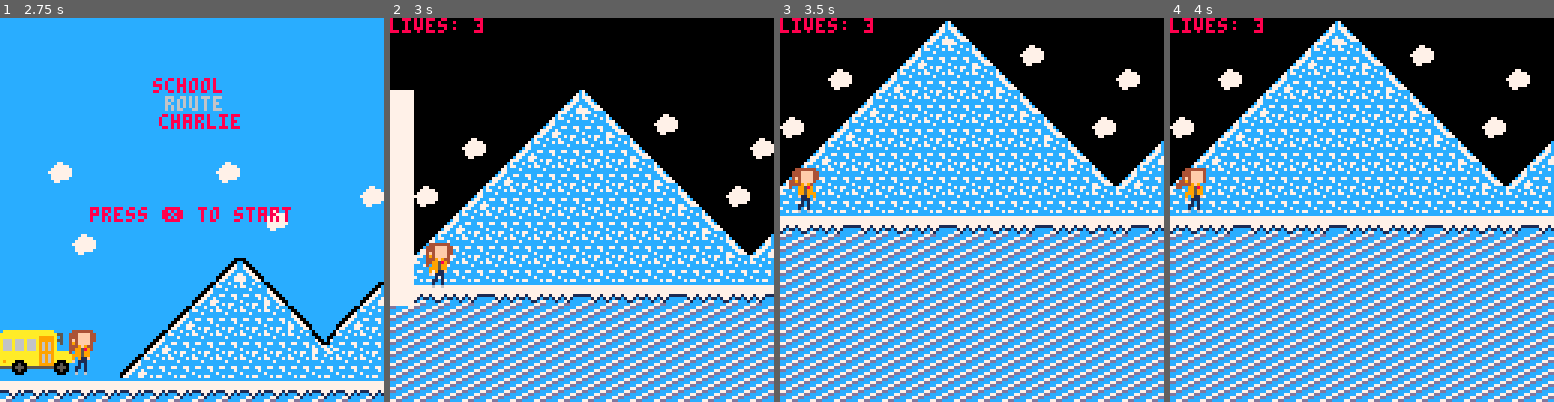
Above: before the commit, frames 1-4 (left to right).
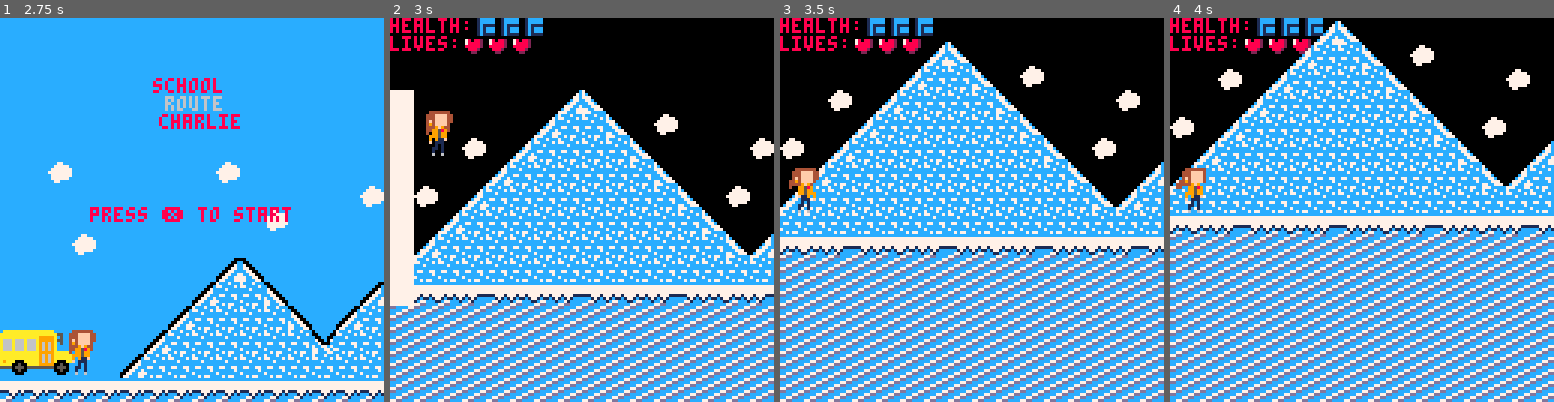
Above: after the commit, the same moments.

Repository: mrbryantguy/School-Route-Charlie
Game: PICO-8 cartridge One Cartidge/srch.p8
Two runs of this game, one before a commit and one after it. Both use one fixed random seed, a clock stepped at 60 frames per second and the inputs below.
Inputs:
- Up to frame 1 (2.75 s): tap X (X key) at 0.33, 1.07, 1.85 s; hold Right 1.6-2.1 s; hold Right from 2.47 s (still down)
- Up to frame 2 (3 s): keep holding Right; tap X (X key) at 2.97 s
- Up to frame 3 (3.5 s): release Right at 3.03 s; hold Left from 3.08 s (still down)
- Up to frame 4 (4 s): release Left at 3.58 s; hold Down 3.63-3.97 s

Frame 1 is identical in both runs. In frame 2, 2.7% of the frame differs, in the area x 0-40%, y 0-71%; in frame 3, 54%, in the area x 0-100%, y 0-100%; in frame 4, 1.6%.

Commit message:
Added health and updated the way lives work
We now have 3 health for every life. When losing all three lives the user now sees a different game over screen and begins the game from the first level. We also added sprites for health and lives

Diff:
--- a/One Cartidge/srch.p8
+++ b/One Cartidge/srch.p8
@@ -1,5 +1,5 @@
 pico-8 cartridge // http://www.pico-8.com
-version 36
+version 34
 __lua__
 --init
 
@@ -7,6 +7,8 @@
 		--varialbes
 		scene = "logo"
 		lastscene= ""
+		nextscene = ""
+		glives = 3
 		lives = 3
 	 loselives = 0
 
@@ -128,6 +130,9 @@
 	elseif scene == "gover" then
 		update_gover()
 
+	elseif scene == "gover2" then
+		update_gover()
+
 	-- if we are in end scene
 	elseif scene == "end" then
 		update_end()
@@ -167,6 +172,9 @@
 
 	elseif scene == "gover" then
 		draw_gameover()
+
+	elseif scene == "gover2" then
+		draw_gameover2()
 
 	-- if we are on end  scene
 	elseif scene == "end" then
@@ -233,8 +241,48 @@
 	--scene to game
 	if btnp(❎) then
 	--was game
+
+		-- if coming from game over
+		-- reset game
+		lives = 3
+
+	 p.x = 8
+	 p.y = 20
+	 -- reseting ball locaiton
+	 snow_x = 300
+	 s1x = 400
+	 s2x = 500
+	 s3x = 600
+	 s4x = 700
+	 s5x = 800
+	 s6x = 900
+	 s7x = 1000
+
+
+		p2.x = 8
+		p2.y = 180
+		shark = 61
+		shark_y = 165
+		shark1x = 400
+		shark2x = 500
+		shark3x = 600
+		shark4x = 700
+		shark5x = 800
+		shark6x = 900
+		shark7x = 1000
+		shark8x = 400
+		shark9x = 500
+		shark10x = 600
+		shark11x = 700
+		shark12x = 800
+		shark13x = 900
+		shark14x = 1000
+
+
+
 		scene = "game"
-	end
+
+end
 
 end  -- end update menu
 
@@ -1062,9 +1099,11 @@
 
 		scene = "game3"
 
-
-	end
-
+	elseif lastscene == "menu" then
+
+		scene = "menu"
+
+	end
 
 	end
 
@@ -1091,7 +1130,7 @@
 -- draw menu
 function draw_menu()
 	cls() -- clear the screen
-
+	camera(0,0)
 	map(0 ,48)
 	homemenulogo()
 
@@ -1145,7 +1184,6 @@
 	--print(flr(snow_x / 10), cx, cy)
 
 	----------------------------
-	print('lives: '..lives, cx, cy-24)
 	--print(flr(snow_y / 10), cx, cy-24)
 	--print(flr(p.y / 10), cx, cy)
 
@@ -1153,11 +1191,24 @@
 	--prints the time at the top right
 	--print(q)
 
+	print('health: ', cx, cy-24)
+	print('lives: ', cx, cy-18)
+	printhealth()
+
 	if lives == 0 then
-
+		glives -= 1
 		lastscene = scene
-		scene = "gover"
-
+		if glives != 0 then
+			scene = "gover"
+		end
+
+	end
+
+	if glives == 0 then
+		glives = 3
+		lastscene = "menu"
+		nextscene = scene
+		scene = "gover2"
 	end
 
 	-- snowball drawing --
@@ -1189,7 +1240,9 @@
 --print(p.x , p.y , 0 , 26*8)
 
 spr(p2.sp, p2.x , flr(p2.y) , p2.w, p2.h)
-print('lives: '..lives, cx2, 155)
+print('health: ', cx2+2, 146)
+print('lives: ', cx2+2, 152)
+printhealth()
 
 
 	--	if collide_map(p2, "up", 1) then
@@ -1230,10 +1283,19 @@
 
 
 if lives == 0 then
-
+		glives -= 1
 		lastscene = scene
-		scene = "gover"
-end
+		if glives != 0 then
+			scene = "gover"
+		end
+end
+
+	if glives == 0 then
+		glives = 3
+		lastscene = "menu"
+		nextscene = scene
+		scene = "gover2"
+	end
 
 --print("here is game 2" , 4 * 8 , 26*8 )
 
@@ -1273,17 +1335,33 @@
 function draw_gameover()
   cls()
   map()
-  camera (17*8,48*8)
-
-
-  print("you died", 20*8, 50*8, 2)
-
-  print("press ❎ for restart", 21*8 , 60*8 , 2)
+  camera (52*8,48*8)
+
+
+  print("you collapsed", 57*8, 50*8, 2)
+
+  print("press ❎ to keep going", 54*8 , 60*8 , 2)
 
   --debug print
   --print(scene)
 
 end--draw_gameover
+
+--gameover
+function draw_gameover2()
+  cls()
+  map()
+  camera (17*8,48*8)
+
+
+  print("you died", 24*8, 50*8, 2)
+
+  print("press ❎ for restart", 21*8 , 60*8 , 2)
+
+  --debug print
+  --print(scene)
+
+end--draw_gameover2
 
 -->8
 --splash screen
@@ -1325,9 +1403,9 @@
 
 function homemenulogo()
 
-		print("school",51,cy+20,8)
-  print("route",55,cy+26,6)
-  print("charlie",53,cy+32,8)
+		print("school",51,20,8)
+  print("route",55,26,6)
+  print("charlie",53,32,8)
 
 end -- end home menu logo
 
@@ -1597,7 +1675,7 @@
  -- end
 	 p2.sp=38
 	 c = 1
-		p2.dx+=p.acc
+		p2.dx+=p.acc*1.08
 		p2.running=true
 		p2.flp=false
 
@@ -1686,6 +1764,87 @@
 	end
 
 end
+-->8
+--printhealth
+
+function printhealth()
+
+	if scene == "game" then
+
+		if lives == 3 then
+
+			spr(51, cx+28, cy-26)
+			spr(51, cx+36, cy-26)
+			spr(51, cx+44, cy-26)
+
+		elseif lives == 2 then
+
+			spr(51, cx+28, cy-26)
+			spr(51, cx+36, cy-26)
+
+		elseif lives == 1 then
+
+			spr(51, cx+28, cy-26)
+
+		end
+
+		if glives == 3 then
+
+			spr(50, cx+24, cy-19)
+			spr(50, cx+32, cy-19)
+			spr(50, cx+40, cy-19)
+
+		elseif glives == 2 then
+
+			spr(50, cx+24, cy-19)
+			spr(50, cx+32, cy-19)
+
+		elseif glives == 1 then
+
+			spr(50, cx+24, cy-19)
+
+		end
+
+	elseif scene == "game2" then
+
+		if lives == 3 then
+
+			spr(51, cx2+30, 144)
+			spr(51, cx2+38, 144)
+			spr(51, cx2+46, 144)
+
+		elseif lives == 2 then
+
+			spr(51, cx2+30, 144)
+			spr(51, cx2+38, 144)
+
+		elseif lives == 1 then
+
+			spr(51, cx2+30, 144)
+
+		end
+
+		if glives == 3 then
+
+			spr(50, cx2+26, 151)
+			spr(50, cx2+34, 151)
+			spr(50, cx2+42, 151)
+
+		elseif glives == 2 then
+
+			spr(50, cx2+26, 151)
+			spr(50, cx2+34, 151)
+
+		elseif glives == 1 then
+
+			spr(50, cx2+26, 151)
+
+		end
+
+	end
+
+end
+
 
 
 
Not shown, changed: 40 lines of the sprite sheet (__gfx__) section of One Cartidge/srch.p8
